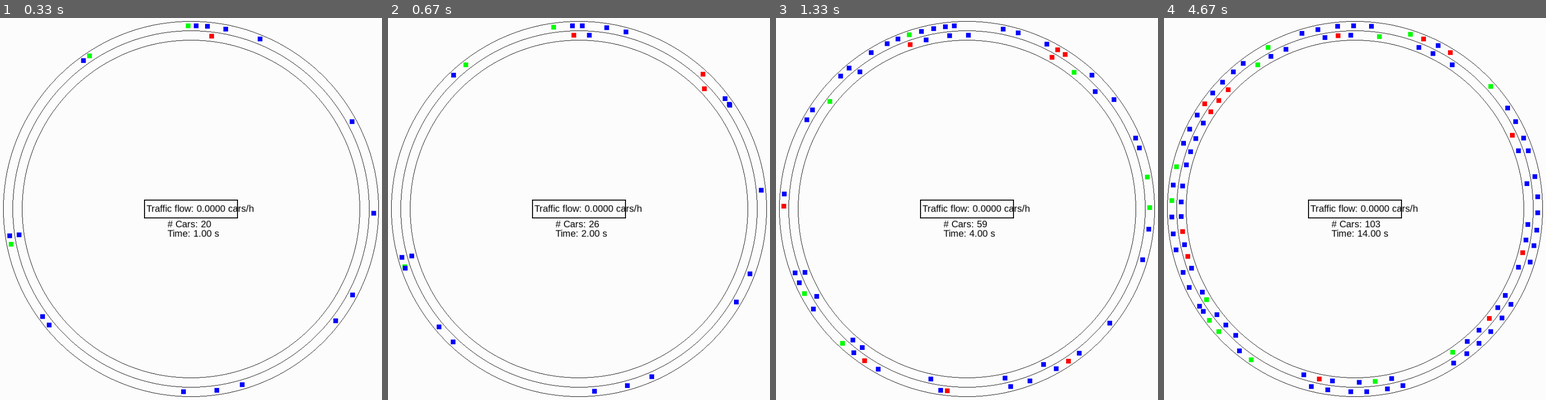
Above: before the commit, frames 1-4 (left to right).
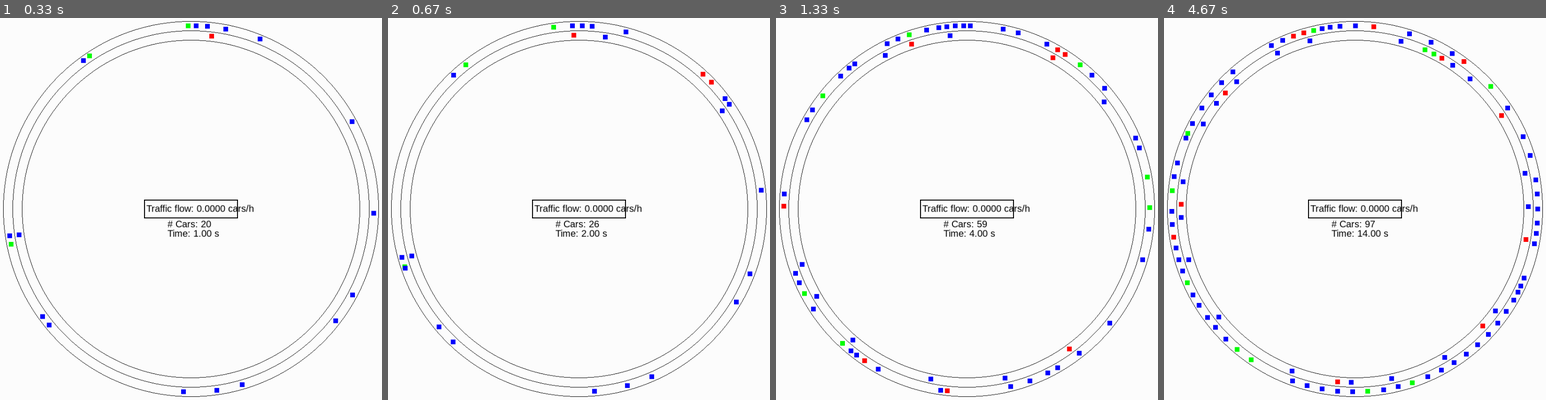
Above: after the commit, the same moments.

Repository: atonderski/TrafficMadness
Game: pygame game, started from traffic_madness/main.py
Same seed, same stepped clock (60 frames per second), same inputs: the game is played once before the commit and once after it.
Inputs:
- Up to frame 1 (0.33 s): no input
- Up to frame 2 (0.67 s): no input
- Up to frame 3 (1.33 s): no input
- Up to frame 4 (4.67 s): no input

Frame 1 is identical in both runs. In frame 2, 0.1% of the frame differs, in the area x 52-91%, y 1-25%; in frame 3, 0.6%; in frame 4, 2.9%, in the area x 1-99%, y 1-99%.

Commit message:
More lane shifting improvements and bug fixes

Diff:
--- a/traffic_madness/car/lane_switching_car.py
+++ b/traffic_madness/car/lane_switching_car.py
@@ -9,7 +9,8 @@
 
         dist_to_car_in_front, dist_to_car_in_back, car_in_front, car_in_back \
             = self._get_dist_to_front_and_back(nearby_cars)
-        safety_distance = max(self.velocity * self.safetymultiplier, car_in_front.length)
+        safety_distance = max(self.velocity * self.safetymultiplier,
+                              car_in_front.length)
 
         """
         Lane switching logic:
@@ -21,21 +22,20 @@
         """
         switched = False
         if self.nice:
-            switched = self.attempt_nice_right_shift(target_speed,
-                                                     nearby_cars,
-                                                     safety_distance)
+            if self.lane != 0:
+                switched = self.attempt_lane_shift(nearby_cars,
+                                                   safety_distance,
+                                                   allow_left=False)
         if switched:
             # No more actions need to be taken
             pass
         elif (dist_to_car_in_front < safety_distance and
-                      car_in_front.velocity < self.velocity):
-            switched = self.attempt_lane_shift(target_speed,
-                                               nearby_cars,
+                      car_in_front.velocity < target_speed):
+            switched = self.attempt_lane_shift(nearby_cars,
                                                safety_distance)
         elif (abs(dist_to_car_in_back) < safety_distance and
                       car_in_back.velocity > self.velocity):
-            switched = self.attempt_lane_shift(target_speed,
-                                               nearby_cars,
+            switched = self.attempt_lane_shift(nearby_cars,
                                                safety_distance,
                                                prefer_right=True)
 
@@ -52,8 +52,8 @@
                          target_speed])
         else:
             deceleration = self.deceleration * (
-                (1-dist_to_car_in_front/safety_distance)*0.7 +
-                0.3*(self.velocity - car_in_front.velocity))
+                (1 - dist_to_car_in_front / safety_distance) * 0.7 +
+                0.3 * (self.velocity - car_in_front.velocity))
             deceleration = min(deceleration, config.max_deceleration)
             self.velocity = max(
                   0, self.velocity - deceleration * self.timestep)
@@ -110,7 +110,7 @@
         return dist_to_car_in_front, dist_to_car_in_back, car_in_front, \
                car_in_back
 
-    def attempt_lane_shift(self, target_speed, nearby_cars, safety_distance,
+    def attempt_lane_shift(self, nearby_cars, safety_distance,
                            prefer_right=True, allow_left=True,
                            allow_right=True):
         # Check lane shift
@@ -124,29 +124,18 @@
             allowed_lanes = reversed(allowed_lanes)
 
         for lane in allowed_lanes:
-            if self.lane_is_safe(nearby_cars[lane], safety_distance):
+            if self.lane_is_safe(nearby_cars, lane, safety_distance):
                 self.lane = lane
                 return True
         return False
 
-    def lane_is_safe(self, cars_in_lane, safety_distance):
-        if not cars_in_lane:
+    def lane_is_safe(self, nearby_cars, lane, safety_distance):
+        if not nearby_cars[lane]:
             return True
-        distances = [abs(car.position - self.position) for car in cars_in_lane]
-        return min(distances) > safety_distance
-
-    def attempt_nice_right_shift(self, target_speed, nearby_cars,
-                                 safety_distance):
-        if self.lane == 0:
-            return False
         dist_to_car_in_front, dist_to_car_in_back, car_in_front, car_in_back \
-            = self._get_dist_to_front_and_back(nearby_cars, lane=self.lane - 1)
+            = self._get_dist_to_front_and_back(nearby_cars, lane=lane)
         front_ok = (dist_to_car_in_front > safety_distance or
                     car_in_front.velocity > self.velocity)
         back_ok = (dist_to_car_in_back > safety_distance or
                    car_in_front.velocity < self.velocity)
-        if front_ok and back_ok:
-            return self.attempt_lane_shift(target_speed,
-                                           nearby_cars,
-                                           safety_distance,
-                                           allow_left=False)
+        return front_ok and back_ok
